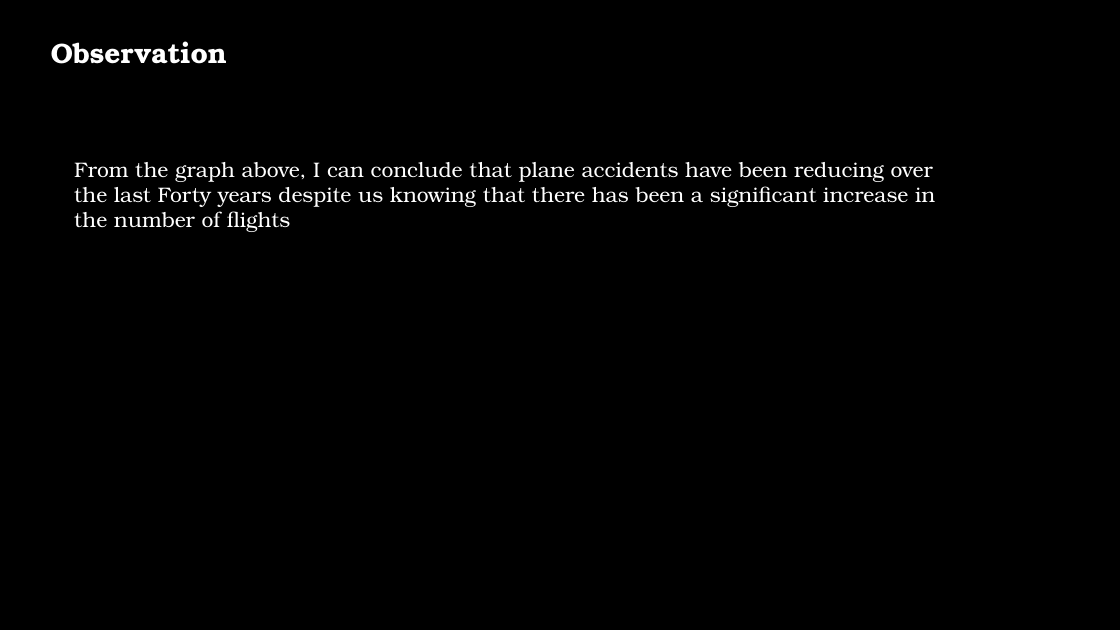
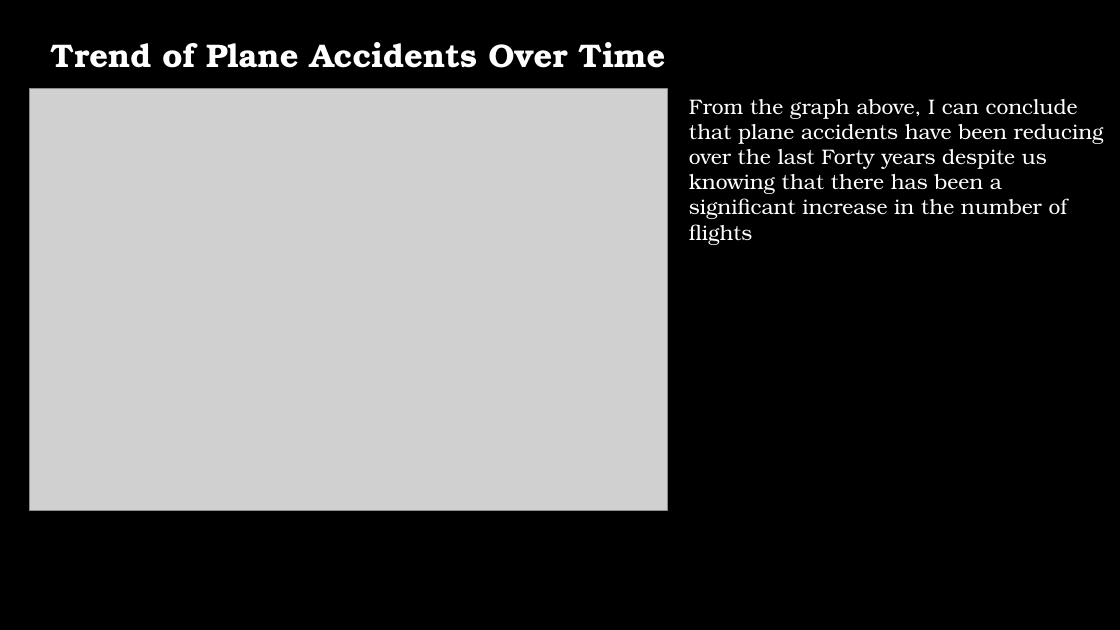
Before and after one commit to godwinmutuma/Phase1-project, a slide deck: slide 17 of Aviation Analysis.pptx (slide 24 before the commit). Drawn at 1120x630 pixels with LibreOffice and Linux fonts; fonts in the diff are those of the drawing; grey boxes stand for pictures; background and template pictures are left out. Boxes give left, top, right and bottom in pixels: in the first picture for what was removed or moved away, otherwise in the second. Text is boxed around its words. In the diff, an @@ line names an element or a change of style, - is before the commit and + after.

```diff
--- a/Aviation Analysis.pptx
+++ b/Aviation Analysis.pptx
@@ text removed at [51,41,227,64] @@
-Observation
@@ text added at [51,42,666,68], 28 pt, text #FFFFFF, bold @@
+Trend of Plane Accidents Over Time
@@ picture added at [30,89,668,510] @@
@@ text "From the graph above, I ..." rewrapped from [74,162,935,232] to [689,99,1104,219] @@
```
Also in this commit, not shown: 8 other slides changed, 9 slides removed, 1 other file.
